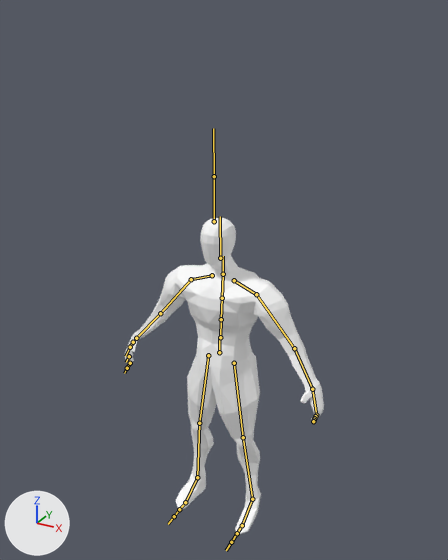
Two versions of the FBX model Assets/Model/Fbx/环抱站着fbx.fbx, one commit apart.
Camera for both pictures: a camera (50 mm lens) standing at (15.2, -27.1, 19.9) and looking at (0.3, -0.1, 6.4). The axes (+X, +Y, +Z) are drawn at lower left. The lights are the same throughout. The bones that bend it are drawn over the model as lines.

Names of what the first picture shows: '立方体'.
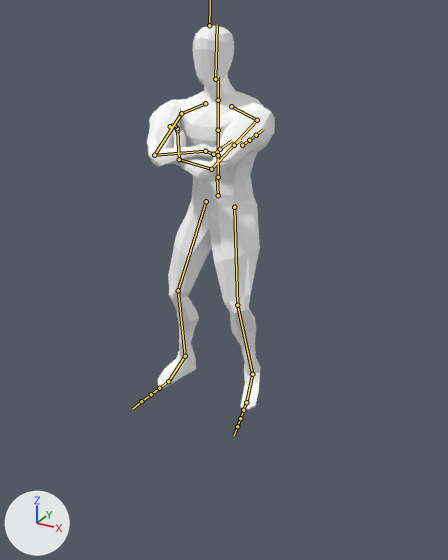
The newer file adds an action. The first version stands in its rest pose; the second is drawn at frame 191 of the action 'Armature|Armature|Armature|Armature|mixamo.com|Layer0|Armature|Armature|'.

The change in detail:
Bone 'mixamorig:Hips' (bone_mixamorig_hips) moves from (0.0, 0.0, 0.0) to (2.0, 933.0, 18.0).
Bone 'mixamorig:Hips' (bone_mixamorig_hips) turns from (0, 0, 0) to (5, -1, -1) degrees about its own x, y and z.
Bone 'mixamorig:Spine' (bone_mixamorig_spine) turns from (0, 0, 0) to (2, 2, -1) degrees about its own x, y and z.
Bone 'mixamorig:Spine1' (bone_mixamorig_spine1) turns from (0, 0, 0) to (1, 1, 0) degrees about its own x, y and z.
Bone 'mixamorig:Neck' (bone_mixamorig_neck) turns from (0, 0, 0) to (-4, -1, -1) degrees about its own x, y and z.
Bone 'mixamorig:Head' (bone_mixamorig_head) turns from (0, 0, 0) to (-9, -4, 3) degrees about its own x, y and z.
Bone 'mixamorig:LeftShoulder' (bone_mixamorig_leftshoulder) turns from (0, 0, 0) to (-4, 0, 9) degrees about its own x, y and z.
Bone 'mixamorig:LeftArm' (bone_mixamorig_leftarm) turns from (0, 0, 0) to (18, -11, 75) degrees about its own x, y and z.
Bone 'mixamorig:LeftForeArm' (bone_mixamorig_leftforearm) turns from (0, 0, 0) to (69, 10, 112) degrees about its own x, y and z.
Bone 'mixamorig:LeftHand' (bone_mixamorig_lefthand) turns from (0, 0, 0) to (-84, 8, -7) degrees about its own x, y and z.
Bone 'mixamorig:LeftHandIndex1' (bone_mixamorig_lefthandindex1) turns from (0, 0, 0) to (-26, 0, 2) degrees about its own x, y and z.
Bone 'mixamorig:LeftHandIndex2' (bone_mixamorig_lefthandindex2) turns from (0, 0, 0) to (19, 0, 0) degrees about its own x, y and z.
Bone 'mixamorig:RightShoulder' (bone_mixamorig_rightshoulder) turns from (0, 0, 0) to (5, 0, -1) degrees about its own x, y and z.
Bone 'mixamorig:RightArm' (bone_mixamorig_rightarm) turns from (0, 0, 0) to (10, 8, -82) degrees about its own x, y and z.
Bone 'mixamorig:RightForeArm' (bone_mixamorig_rightforearm) turns from (0, 0, 0) to (60, -4, -112) degrees about its own x, y and z.
Bone 'mixamorig:RightHand' (bone_mixamorig_righthand) turns from (0, 0, 0) to (23, 14, -30) degrees about its own x, y and z.
Bone 'mixamorig:RightHandIndex1' (bone_mixamorig_righthandindex1) turns from (0, 0, 0) to (-68, -20, -40) degrees about its own x, y and z.
Bone 'mixamorig:RightHandIndex2' (bone_mixamorig_righthandindex2) turns from (0, 0, 0) to (12, 2, -1) degrees about its own x, y and z.
Bone 'mixamorig:RightHandIndex3' (bone_mixamorig_righthandindex3) turns from (0, 0, 0) to (-13, -6, 2) degrees about its own x, y and z.
Bone 'mixamorig:LeftUpLeg' (bone_mixamorig_leftupleg) turns from (0, 0, 0) to (21, -13, 1) degrees about its own x, y and z.
Bone 'mixamorig:LeftLeg' (bone_mixamorig_leftleg) turns from (0, 0, 0) to (-27, -2, 1) degrees about its own x, y and z.
Bone 'mixamorig:LeftFoot' (bone_mixamorig_leftfoot) turns from (0, 0, 0) to (8, -1, 0) degrees about its own x, y and z.
Bone 'mixamorig:RightUpLeg' (bone_mixamorig_rightupleg) turns from (0, 0, 0) to (23, 11, 2) degrees about its own x, y and z.
Bone 'mixamorig:RightLeg' (bone_mixamorig_rightleg) turns from (0, 0, 0) to (-26, 3, -3) degrees about its own x, y and z.
Bone 'mixamorig:RightFoot' (bone_mixamorig_rightfoot) turns from (0, 0, 0) to (-3, 5, 3) degrees about its own x, y and z.

Pixel boxes (x1, y1, x2, y2) of what changed, in the pictures (448 x 560 px):
'立方体', posed (36% narrower, 22% taller): before (125, 218, 324, 534); after (147, 25, 275, 411)
bone 'mixamorig:Hips', root to tip: before (219, 352) to (219, 337); after (218, 195) to (217, 177)
bone 'mixamorig:Spine', root to tip: before (220, 337) to (221, 319); after (218, 177) to (218, 155)
bone 'mixamorig:Spine1', root to tip: before (221, 319) to (222, 298); after (218, 155) to (218, 130)
bone 'mixamorig:Neck', root to tip: before (223, 274) to (223, 256); after (218, 100) to (218, 77)
bone 'mixamorig:Head', root to tip: before (220, 258) to (220, 216); after (215, 79) to (217, 24)
bone 'mixamorig:LeftShoulder', root to tip: before (234, 280) to (256, 294); after (231, 106) to (257, 120)
bone 'mixamorig:LeftArm', root to tip: before (256, 294) to (294, 348); after (257, 120) to (211, 169)
bone 'mixamorig:LeftForeArm', root to tip: before (294, 348) to (312, 389); after (211, 169) to (179, 159)
bone 'mixamorig:LeftHand', root to tip: before (312, 389) to (316, 415); after (179, 159) to (177, 130)
bone 'mixamorig:LeftHandIndex1', root to tip: before (316, 415) to (315, 416); after (177, 130) to (177, 128)
bone 'mixamorig:LeftHandIndex2', root to tip: before (315, 416) to (314, 418); after (177, 128) to (175, 126)
bone 'mixamorig:RightShoulder', root to tip: before (212, 275) to (191, 279); after (205, 103) to (181, 113)
bone 'mixamorig:RightArm', root to tip: before (191, 279) to (160, 313); after (181, 113) to (154, 155)
bone 'mixamorig:RightForeArm', root to tip: before (160, 313) to (136, 338); after (154, 155) to (205, 151)
bone 'mixamorig:RightHand', root to tip: before (136, 338) to (133, 342); after (205, 151) to (213, 154)
bone 'mixamorig:RightHandIndex1', root to tip: before (133, 342) to (130, 347); after (213, 154) to (220, 149)
bone 'mixamorig:RightHandIndex2', root to tip: before (130, 347) to (125, 356); after (220, 149) to (232, 140)
bone 'mixamorig:RightHandIndex3', root to tip: before (129, 356) to (126, 362); after (234, 145) to (241, 140)
bone 'mixamorig:LeftUpLeg', root to tip: before (234, 363) to (243, 437); after (234, 207) to (237, 305)
bone 'mixamorig:LeftLeg', root to tip: before (243, 437) to (252, 499); after (237, 305) to (252, 374)
bone 'mixamorig:LeftFoot', root to tip: before (252, 499) to (242, 525); after (252, 374) to (246, 402)
bone 'mixamorig:RightUpLeg', root to tip: before (208, 355) to (199, 423); after (206, 201) to (178, 290)
bone 'mixamorig:RightLeg', root to tip: before (199, 423) to (197, 477); after (178, 290) to (185, 356)
bone 'mixamorig:RightFoot', root to tip: before (197, 477) to (185, 502); after (185, 356) to (168, 381)
